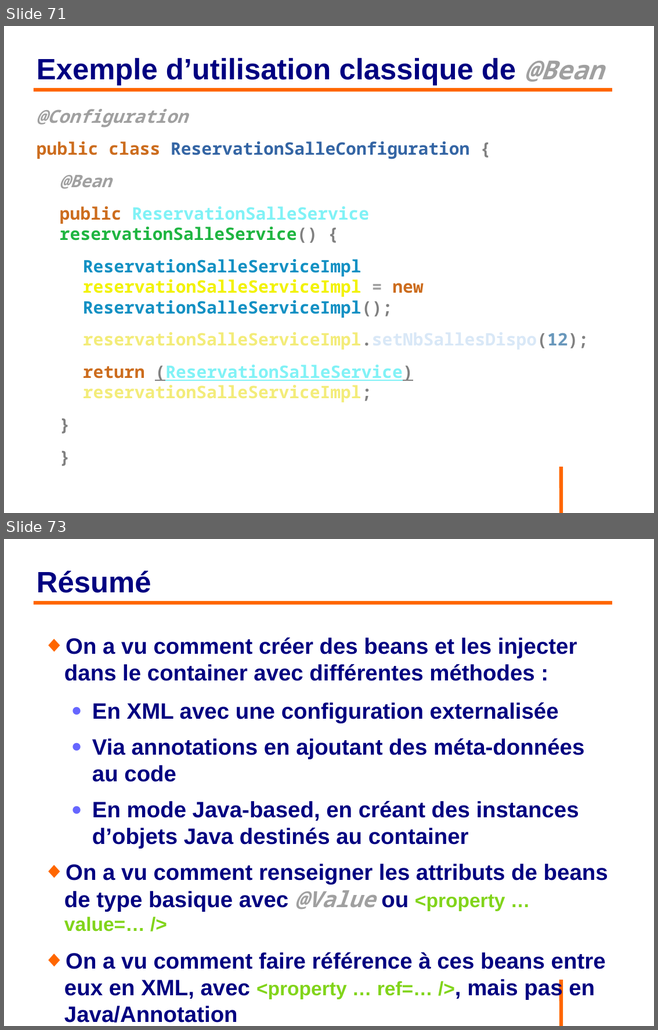
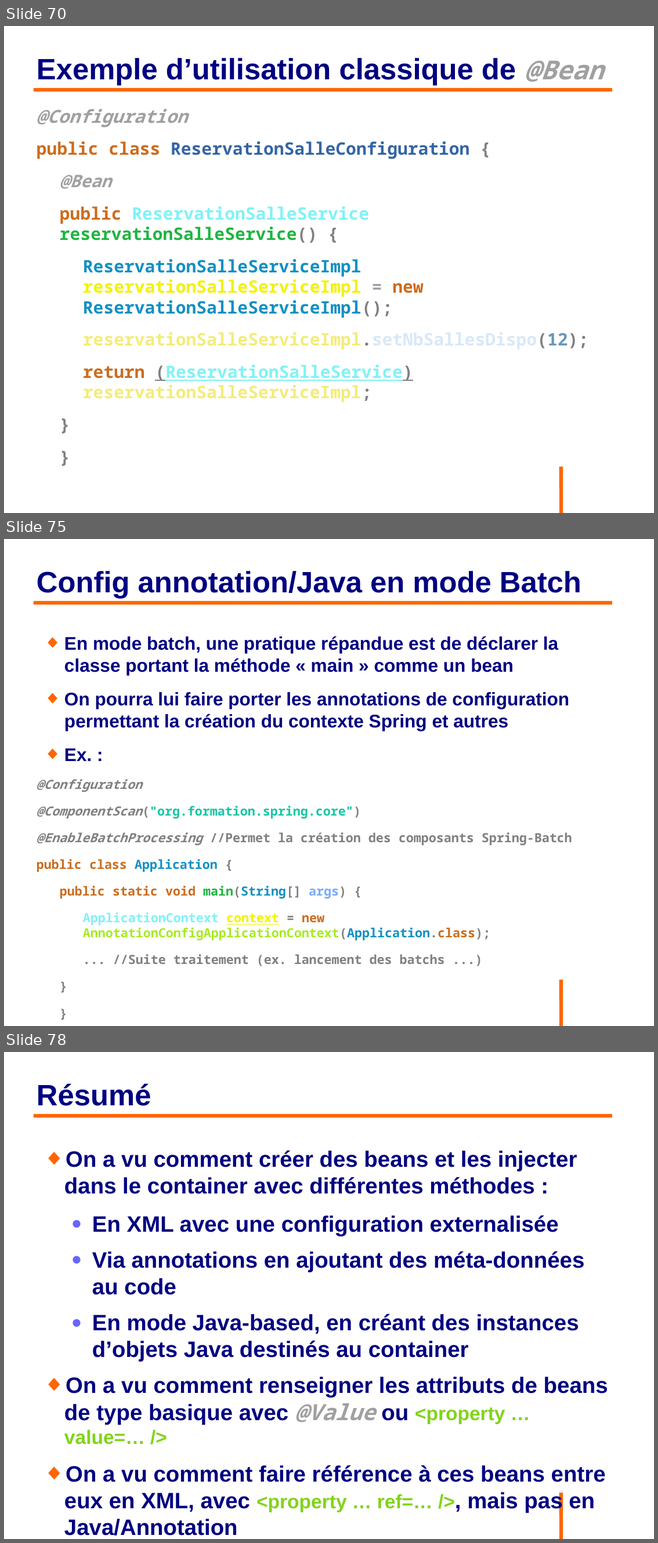
Before and after one commit to philphils/formation-spring, a slide deck: Documentation/diapo_formation_spring.odp. Shown one above the other, each under a label of ours: slides 71 and 73 before the commit, slides 70, 75 and 78 after it; the slides between them are not shown. The pictures are 658x1030 and 658x1543 pixels, drawn with LibreOffice and Linux fonts; fonts in the diff are those of the drawing; background and template pictures are left out. Boxes give left, top, right and bottom in pixels: in the first picture for what was removed or moved away, otherwise in the second. Text is boxed around its words. In the diff, an @@ line names an element or a change of style, - is before the commit and + after.

Commit message:
Ajout partie la création du context

```diff
--- a/Documentation/diapo_formation_spring.odp
+++ b/Documentation/diapo_formation_spring.odp
@@ slide 75 added at (4,539,654,1026), background #FFFFFF; not listed: 1 template element that a slide beside it also shows @@
@@ title added at (36,571,581,598), 36 pt, text #000080, bold @@
+Config annotation/Java en mode Batch
@@ line added from (34, 603) to (612, 603), #FF6600 4.54 pt @@
@@ text added at (36,636,572,966), 15.4 pt, text #000080, bold @@
+◆ En mode batch, une pratique répandue est de déclarer la classe portant la méthode « main » comme un bean
+◆ On pourra lui faire porter les annotations de configuration permettant la création du contexte Spring et autres
+◆ Ex. :
+@Configuration
+@ComponentScan("org.formation.spring.core")
+@EnableBatchProcessing //Permet la création des composants Spring-Batch
+public class Application {
+public static void main(String[] args) {
+ApplicationContext context = new AnnotationConfigApplicationContext(Application.class);
+... //Suite traitement (ex. lancement des batchs ...)
+}
+}
@@ what was slide 71 is now slide 70 @@
@@ what was slide 73 is now slide 78 @@
```
Also in this commit, not shown: 2 slides changed, 5 other slides added, 1 slide removed.
